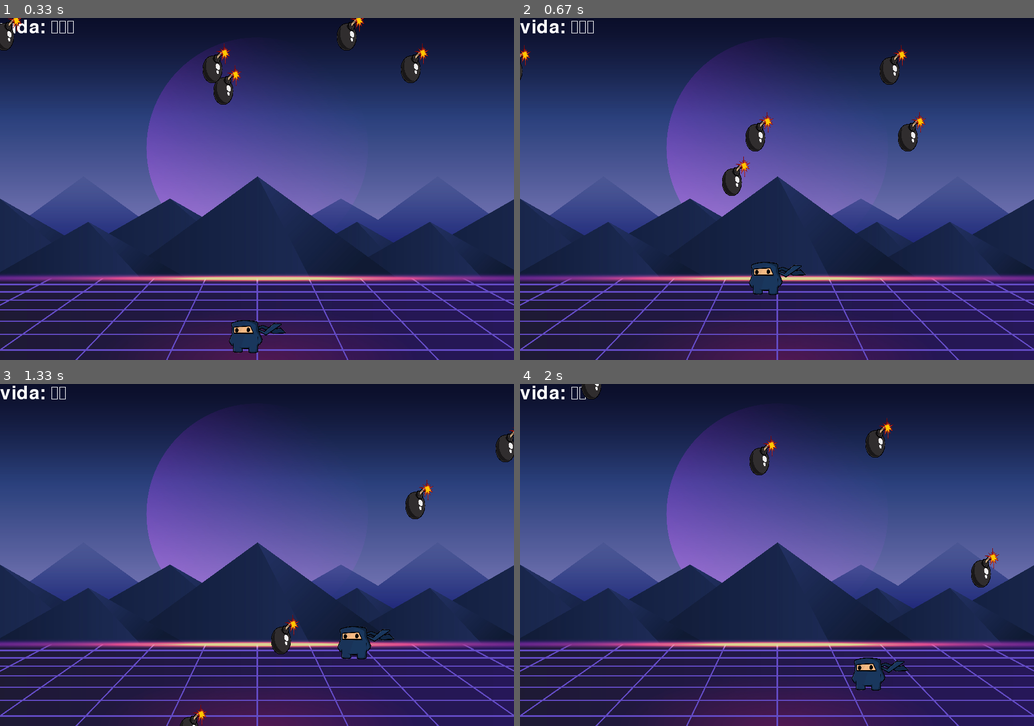
Above: before the commit, frames 1-4 (two rows, left to right).
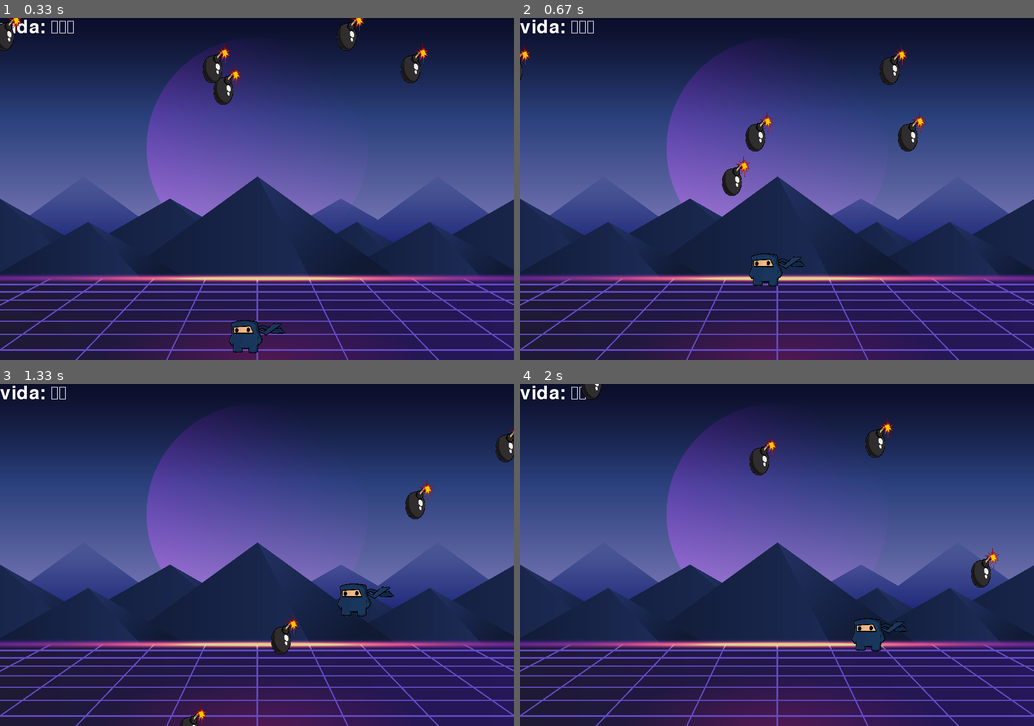
Above: after the commit, the same moments.

Repository: lucassantoss4/pygame
Game: pygame game, started from Versiona_lucas.py
Same seed, same stepped clock (60 frames per second), same inputs: the game is played once before the commit and once after it.
Inputs:
- Up to frame 1 (0.33 s): no input
- Up to frame 2 (0.67 s): tap Space at 0.33 s
- Up to frame 3 (1.33 s): hold Right 0.67-1.13 s; tap Space at 0.73, 1.03, 1.23 s; hold Right from 1.17 s (still down)
- Up to frame 4 (2 s): tap Space at 1.53, 1.73 s; release Right at 1.63 s; hold Left from 1.67 s (still down)

Frame 1 is identical in both runs. In frame 2, 0.5% of the frame differs, in the area x 44-56%, y 68-81%; in frame 3, 0.9%; in frame 4, 1.1%, in the area x 64-76%, y 68-90%.

Commit message:
Som de pulo e Game

Diff:
--- a/Versiona_lucas.py
+++ b/Versiona_lucas.py
@@ -40,6 +40,16 @@
 
 estrela_img = pygame.image.load('estrela.png').convert_alpha() # carrega imagem da estrela
 estrela_img_small = pygame.transform.scale(estrela_img, (LARGURA_BOMBA, ALTURA_BOMBA)) # diminui o tamanho da imagem da estrela
+
+#Toca a música no jogo
+som_fundo = pygame.mixer.Sound('musica.mp3') #som de fundo
+som_fundo.set_volume(0.2) #volume som da musica
+# som_fundo.play() #toca a musica sem loop
+som_fundo.play(loops = -1) #toca a musica com loop
+
+#Músicas do Pulo
+som_pulo = pygame.mixer.Sound('som_pulo.mp3') #som do pulo
+som_pulo.set_volume(0.4) #volume som do pulo
 
 # ========== Inicia estruturas de dados ==========
 class Bomba(pygame.sprite.Sprite):
@@ -135,6 +145,10 @@
 bomba1 = Bomba(bomba_img_small)
 bomba2 = Bomba(bomba_img_small)
 
+# variável para o som do pulo
+pulando = False
+pulo_inicial = jogador.rect.bottom
+
 # ===== Loop principal =====
 while game:
     clock.tick(FPS) # Ajusta a velocidade do jogo
@@ -160,8 +174,18 @@
             if evento.key == pygame.K_RIGHT:
                 jogador.speedx -= 5
 
-            if evento.key == pygame.K_SPACE:
-                jogador.pular()  # Chama a função de pular do jogador
+            if evento.key == pygame.K_SPACE and not pulando:
+                pulando = True
+                som_pulo.play() #toca a música quando pula
+                jogador.speedy = -15
+                jogador.pular() #Chama a função de pular do jogador
+
+        if pulando:
+            jogador.rect.y += jogador.speedy
+            jogador.speedy += 1
+            if jogador.rect.bottom >= pulo_inicial:
+                jogador.rect.bottom = pulo_inicial
+                pulando = False
 
     # ----- Atualiza estado do jogo
     # Atualizando a posição da bomba
